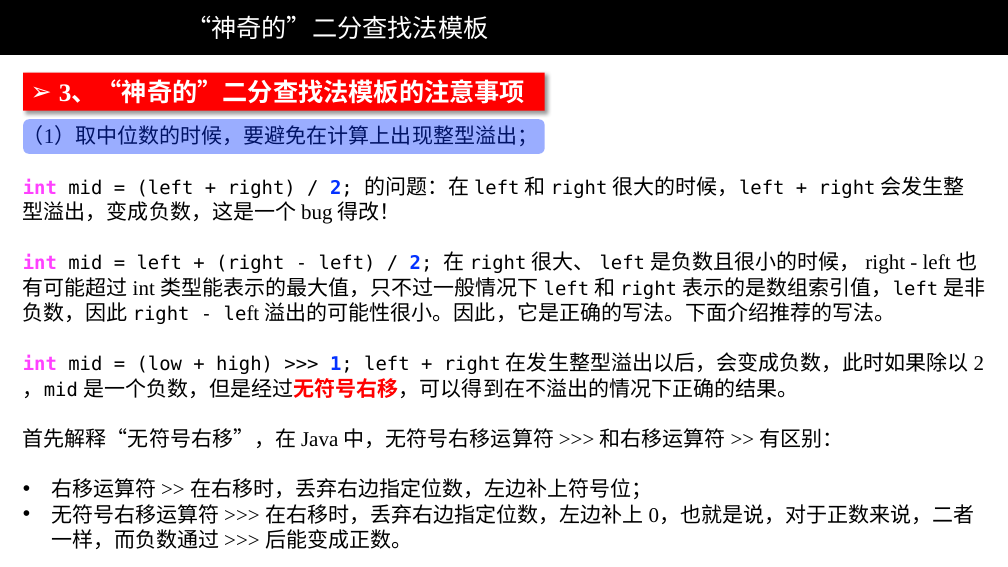
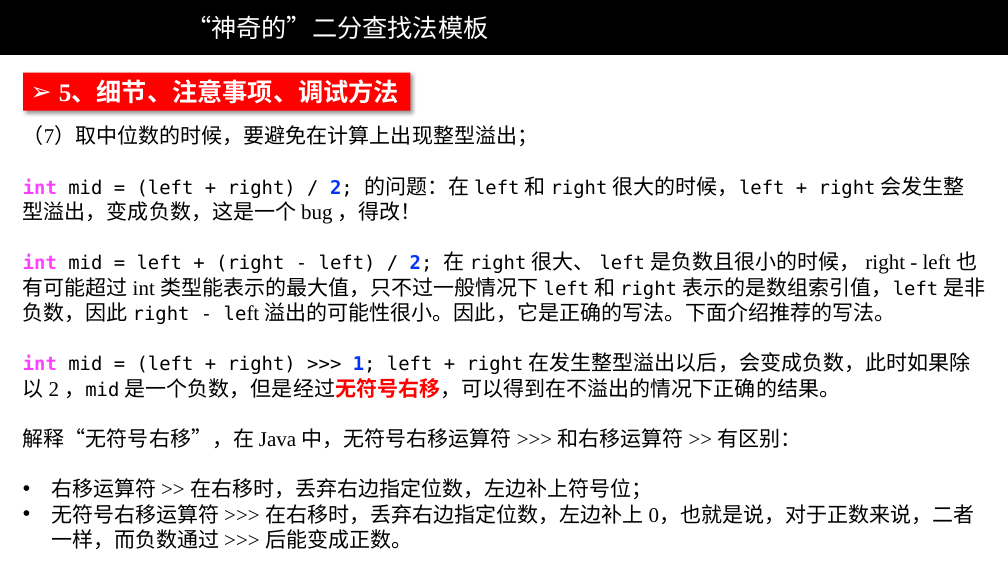
Before and after one commit to liweiwei1419/LeetCode-Solution-PPT, a slide deck: slide 12 of others/“神奇的”二分查找法模板-1（文字）.pptx (slide 8 before the commit). Drawn at 1008x567 pixels with LibreOffice and Linux fonts; fonts in the diff are those of the drawing; background and template pictures are left out. Boxes give left, top, right and bottom in pixels: in the first picture for what was removed or moved away, otherwise in the second. Text is boxed around its words. In the diff, an @@ line names an element or a change of style, - is before the commit and + after.

Commit message:
添加了神奇的二分查找法 PPT。

```diff
--- a/others/“神奇的”二分查找法模板-1（文字）.pptx
+++ b/others/“神奇的”二分查找法模板-1（文字）.pptx
@@ rectangle "5、细节、注意事项、调试方法": place and size @@
-rectangle "5、细节、注意事项、调试方法" at [23, 73, 545, 110]
+rectangle "5、细节、注意事项、调试方法" at [23, 73, 411, 110]
@@ text in rectangle at [59, 81, 399, 104]: text changed @@
-➢ 3、“神奇的”二分查找法模板的注意事项
+➢ 5、细节、注意事项、调试方法
@@ rounded rectangle removed at [23, 119, 545, 154] @@
@@ text at [23, 125, 965, 224]: text changed @@
-（1）取中位数的时候，要避免在计算上出现整型溢出；
-int mid = (left + right) / 2; 的问题：在 left 和 right 很大的时候，left + right 会发生整型溢出，变成负数，这是一个 bug 得改！
+（7）取中位数的时候，要避免在计算上出现整型溢出；
+int mid = (left + right) / 2; 的问题：在 left 和 right 很大的时候，left + right 会发生整型溢出，变成负数，这是一个 bug ，得改！
@@ text at [23, 352, 971, 448]: text changed @@
-int mid = (low + high) >>> 1; left + right 在发生整型溢出以后，会变成负数，此时如果除以 2 ，mid 是一个负数，但是经过无符号右移，可以得到在不溢出的情况下正确的结果。
-首先解释“无符号右移”，在 Java 中，无符号右移运算符 >>> 和右移运算符 >> 有区别：
+int mid = (left + right) >>> 1; left + right 在发生整型溢出以后，会变成负数，此时如果除以 2 ，mid 是一个负数，但是经过无符号右移，可以得到在不溢出的情况下正确的结果。
+解释“无符号右移”，在 Java 中，无符号右移运算符 >>> 和右移运算符 >> 有区别：
```
Also in this commit, not shown: 8 other slides changed, 5 slides added, 1 other file.
